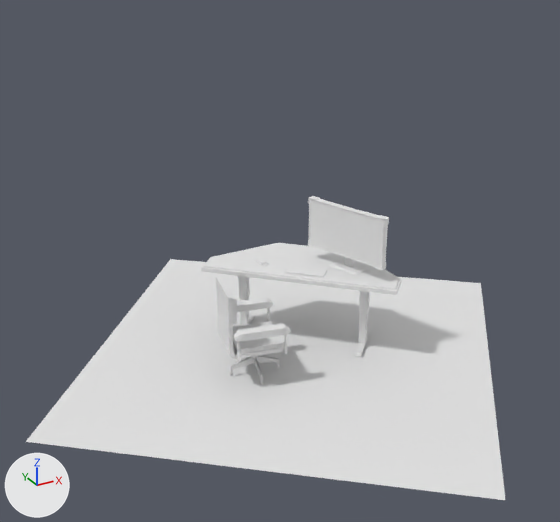
What one commit did to the glTF model public/models/room.glb.
One viewpoint serves both versions: a 50 mm camera at (-6.34, -11.71, 8.56) aimed at (0.58, 0.88, 2.26). Arrows for +X, +Y and +Z are at lower left; the lights stay in place. The first picture is the older version. Where no turn or scale is listed for an object, it has been applied to the vertices. Vertices at exactly the same position are counted once.
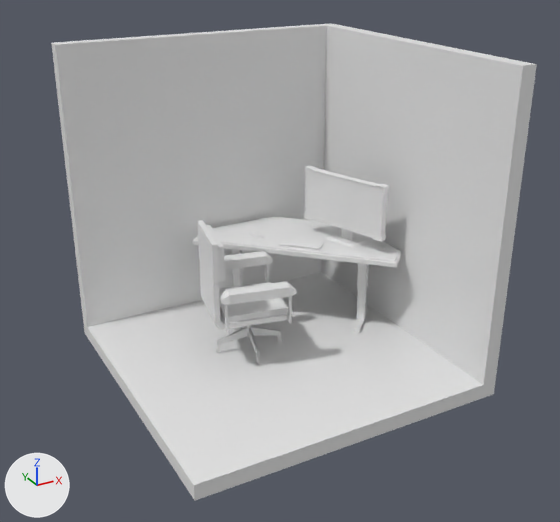
Where the newer file only moved an object's origin or applied its transform, the numbers keep the older frame.

Where the change shows, as pixel boxes [x1, y1, x2, y2] in the pictures (560 x 522 px):
'Cube', added: after [51, 23, 537, 500]
'Plane.003', deleted: before [26, 259, 505, 500]
'Plane', moved: before [201, 243, 401, 295]; after [193, 216, 401, 267]
'Chair', moved, rescaled (32% wider, 31% taller): before [216, 276, 290, 362]; after [198, 220, 296, 333]
'Cube.009', moved: before [308, 196, 389, 270]; after [304, 166, 389, 242]
'Cube.005', moved: before [238, 276, 370, 344]; after [232, 249, 369, 320]
'Keyboard', moved: before [284, 265, 327, 277]; after [279, 238, 324, 249]

Patch to the scene script:
```diff
--- a/public/models/room.glb.py
+++ b/public/models/room.glb.py
@@ me_plane_001 @@
-me_plane_001.from_pydata(...)  # 40 vertices, 76 faces; spans x -2.13..1.28, y -2.12..1.28, z 0.14..0.25
+me_plane_001.from_pydata(...)  # 40 vertices, 76 faces; spans x -2.42..0.99, y -2.44..0.96, z 0.94..1.05
+# me_plane_001 part 1: the whole mesh is moved by (-0.29, -0.31, 0.8)
@@ me_cube_006 @@
-me_cube_006.from_pydata(...)  # 32 vertices, 52 faces; spans x -2.07..0.14, y -0.14..2.05, z -0.79..0.76
+me_cube_006.from_pydata(...)  # 32 vertices, 52 faces; spans x -2.36..-0.15, y -0.45..1.74, z 0.01..1.56
+# me_cube_006 part 2: the whole mesh is moved by (-0.29, -0.31, 0.8)
@@ me_plane_003 @@
-me_plane_003.from_pydata(...)  # 96 vertices, 188 faces; spans x -0.527..0.313, y -1.451..-0.614, z 0.011..0.03
+me_plane_003.from_pydata(...)  # 96 vertices, 188 faces; spans x -0.82..0.02, y -1.763..-0.926, z 0.81..0.83
+# me_plane_003 part 3: the whole mesh is moved by (-0.293, -0.312, 0.8)
@@ me_cube_007 @@
-me_cube_007.from_pydata(...)  # 300 vertices, 596 faces; spans x -0.4..0.39, y -0.96..0.95, z 0.3..1.41
+me_cube_007.from_pydata(...)  # 300 vertices, 596 faces; spans x -0.69..0.09, y -1.27..0.64, z 1.1..2.21
+# me_cube_007 part 4: the whole mesh is moved by (-0.29, -0.31, 0.8)
@@ me_plane_005 @@
-me_plane_005.from_pydata(...)  # 528 vertices, 1090 faces; spans x -0.73..0.67, y -0.78..0.78, z 0.71..2.06
+me_plane_005.from_pydata(...)  # 528 vertices, 1090 faces; spans x -1.34..0.42, y -0.66..1.29, z 1.67..3.36
+# me_plane_005 part 5: the whole mesh is scaled about its middle by 1.25, then moved by (-0.43, 0.32, 1.13)
@@ me_cube_001 @@
+me_cube_001.from_pydata([(-2.99, -2.93, 0.52), (-2.99, 3.0, 0.52), (-2.99, 3.0, 6.52), (3.0, -2.93, 0.52), (3.0, -2.93, 6.52), (3.0, 3.0, 0.52), (3.0, 3.0, 6.52), (-2.99, -2.93, 0.81), (-2.99, 2.71, 0.81), (-2.99, 2.71, 6.52), (2.71, -2.93, 0.81), (2.71, -2.93, 6.52), (2.71, 2.71, 0.81), (2.71, 2.71, 6.52)], [], [(1, 2, 6), (1, 6, 5), (5, 6, 4), (5, 4, 3), (1, 5, 3), (1, 3, 0), (8, 12, 13), (8, 13, 9), (12, 10, 11), (12, 11, 13), (8, 7, 10), (8, 10, 12), (1, 0, 7), (1, 7, 8), (2, 1, 8), (2, 8, 9), (6, 2, 9), (6, 9, 13), (4, 6, 13), (4, 13, 11), (3, 4, 11), (3, 11, 10), (0, 3, 10), (0, 10, 7)])
@@ ob_chair @@
 ob_chair = bpy.data.objects.new('Chair', me_plane_005)
-ob_chair.location = (-0.15, 0.63, -0.02)
+ob_chair.location = (0.0, 0.0, 0.0)
@@ ob_plane_003 @@
-ob_plane_003 = bpy.data.objects.new('Plane.003', me_plane_006)
@@ ob_cube @@
+ob_cube = bpy.data.objects.new('Cube', me_cube_001)
+ob_cube.location = (0.0, 0.0, 0.0)
```
